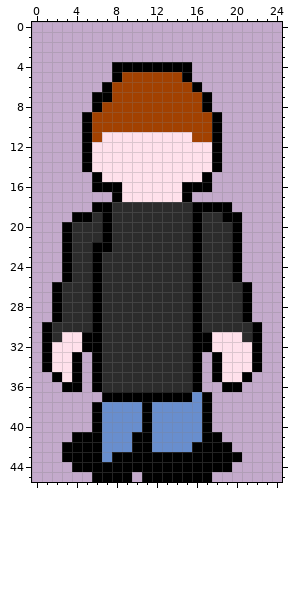
A pixel-art sprite gets an edit: sprites/crack_addict/spr_susieu_run_2.png. Above, as it was before the edit.
The file is 25x46 pixels.
And afterwards:
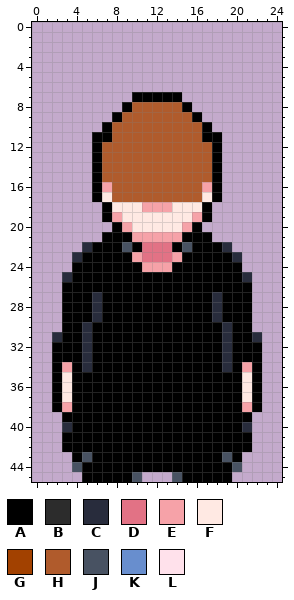
Palette (. is transparent): A #000000  B #2c2c2c  C #282c3c  D #e27285  E #f6a2a8  F #ffe9e3  G #a24100  H #b05b2c  J #485262  K #688ece  L #ffe1eb
Change:
Changed rows in their new state; - is an unchanged pixel.
first column x 1:
 4 -------........-------
 5 -------........-------
 6 ------..........------
 7 -----....AAAAA...-----
 8 -----...AHHHHHA..-----
 9 ----...AHHHHHHHA..----
10 ----..AHHHHHHHHHA.----
11 ----.AAHHHHHHHHHA-----
12 ----.AHHHHHHHHHHH-----
13 ----.AHHHHHHHHHHH-----
14 ----.AHHHHHHHHHHH-----
15 ------HHHHHHHHHHHA----
16 ------EHHHHHHHHHEA----
17 -----AFHHHHHHHHHFA----
18 -----.-FFFEEEFFF-..---
19 ---...-EFFFFFFFEA...--
20 --.....AEFFFFFE-....--
21 --....-AAEEEEEA-A...--
22 --..C--AJADDDAJ-AAC.--
23 --.CA-AAAEDDDEA-AAAC--
24 --.AA-AAAAEEEAA-AAA---
25 --CAA-AAAAAAAAA-AAA-C-
26 -.AAA-AAAAAAAAA-AAAA--
27 -.AAACAAAAAAAAA-ACAA--
28 -.AAACAAAAAAAAA-ACAA--
29 -.AAACAAAAAAAAA-ACAA--
30 ..AAC-AAAAAAAAA-AACAA.
31 .CAAC-AAAAAAAAA--ACAAC
32 .AAAC-AAAAAAAAA--ACAA-
33 .AA-C-AAAAAAAAA-A-CAA-
34 .AE-C-AAAAAAAAA-A-CAE-
35 --F-A-AAAAAAAAA-A-AAFA
36 -AF-A-AAAAAAAAA-AA--FA
37 -AFAAA---------A-AAAFA
38 -AEAA-AAAA-AAAAA-AAAEA
39 --AAA-AAAA-AAAAA-AAAA-
40 --CAA-AAAA-AAAAA-AAAC-
41 --A---AAA--AAAAA--AAA-
42 ------AAA--AAAA----AA-
43 --.-J-A-----------J---
44 ---J---------------J--
45 ----A----J...J---AA---
